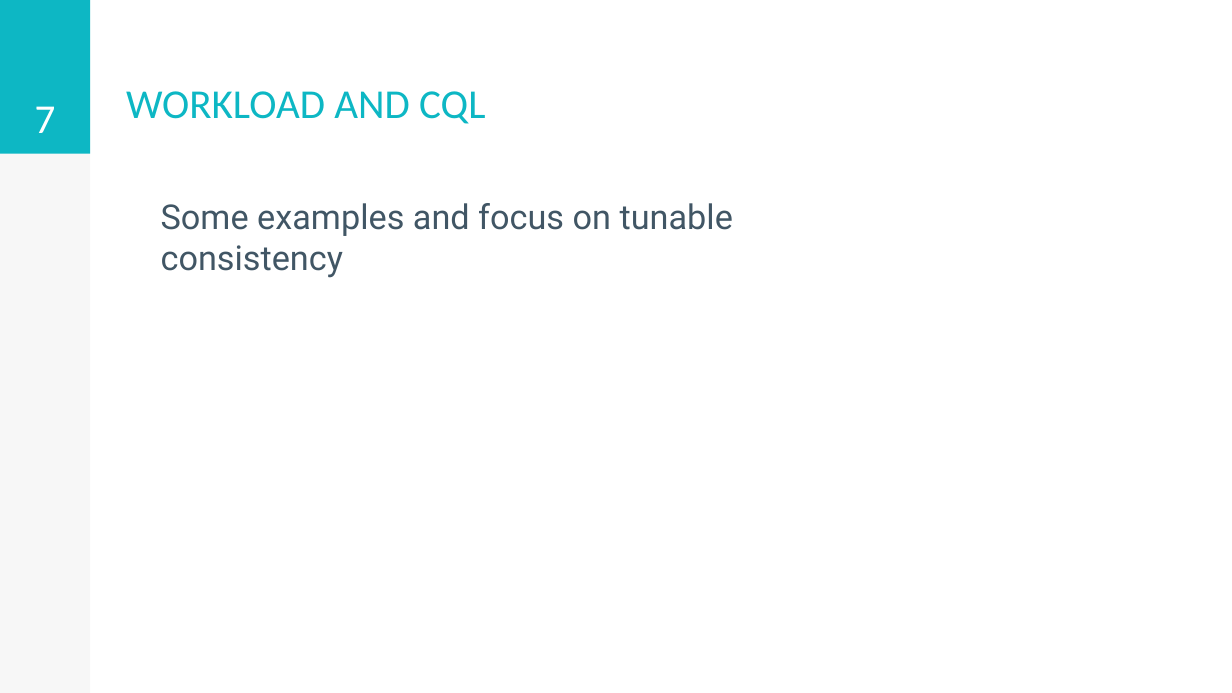
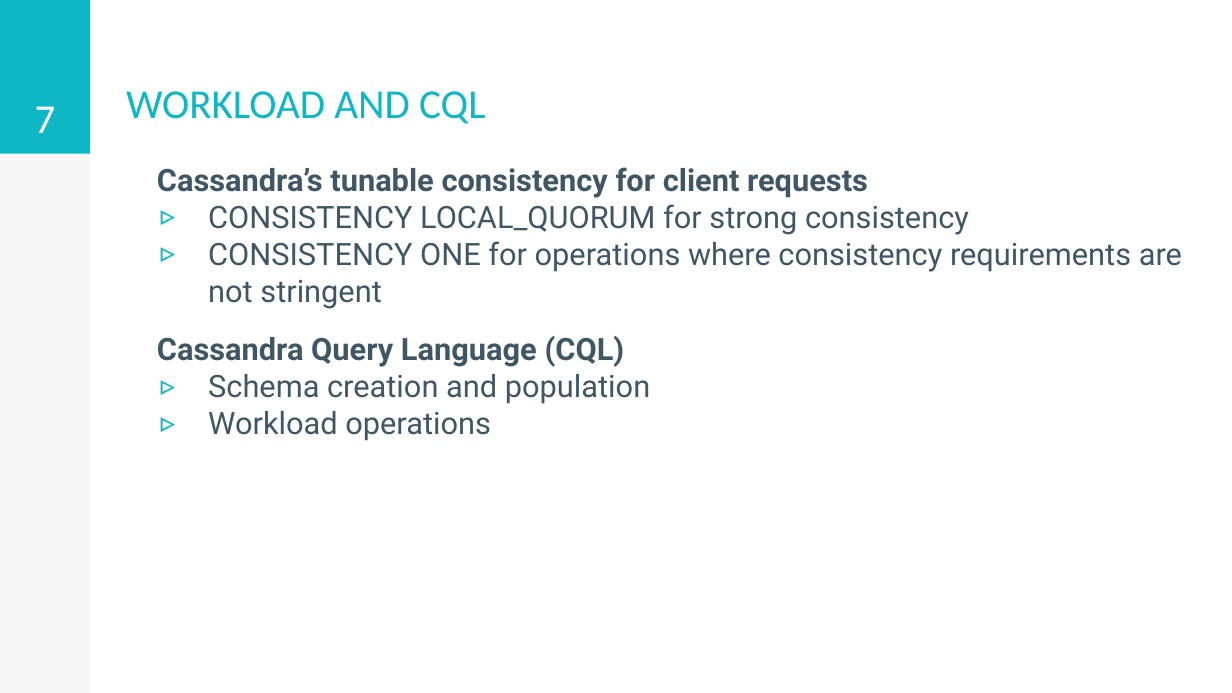
Before and after one commit to stefano-rebora/ADM_Project_2017-2018, a slide deck: slide 7 of documents/project_presentation.pptx. Drawn at 1232x693 pixels with LibreOffice and Linux fonts; fonts in the diff are those of the drawing. Boxes give left, top, right and bottom in pixels: in the first picture for what was removed or moved away, otherwise in the second. Text is boxed around its words. In the diff, an @@ line names an element or a change of style, - is before the commit and + after.

```diff
--- a/documents/project_presentation.pptx
+++ b/documents/project_presentation.pptx
@@ text added at [157,167,1182,309], 18 pt, text #415665 @@
+Cassandra’s tunable consistency for client requests
+▹ CONSISTENCY LOCAL_QUORUM for strong consistency
+▹ CONSISTENCY ONE for operations where consistency requirements are not stringent
@@ text removed at [161,203,733,278] @@
-Some examples and focus on tunable consistency
@@ text added at [157,336,650,441], 18 pt, text #415665 @@
+Cassandra Query Language (CQL)
+▹ Schema creation and population
+▹ Workload operations
```
Also in this commit, not shown: 2 other slides changed.
